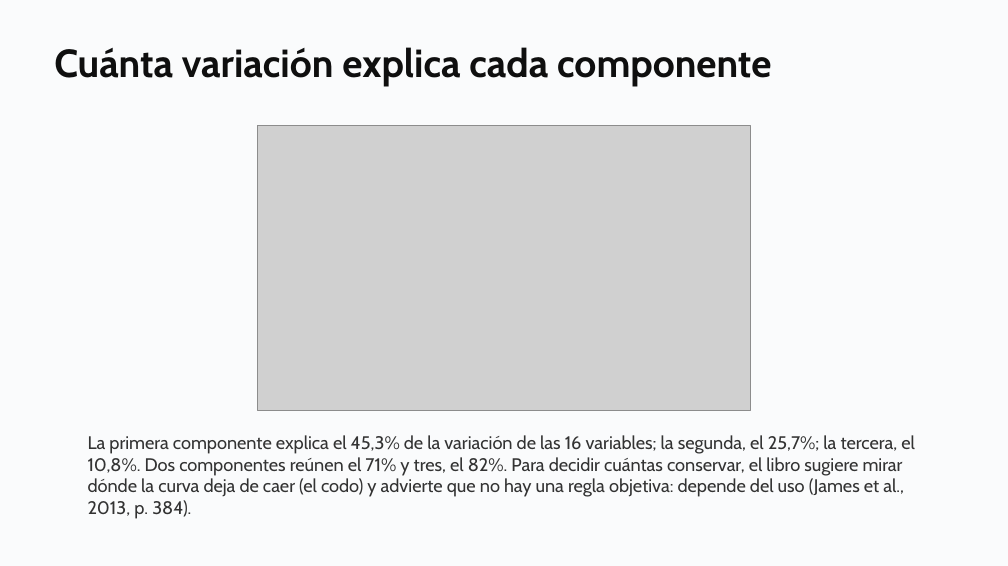
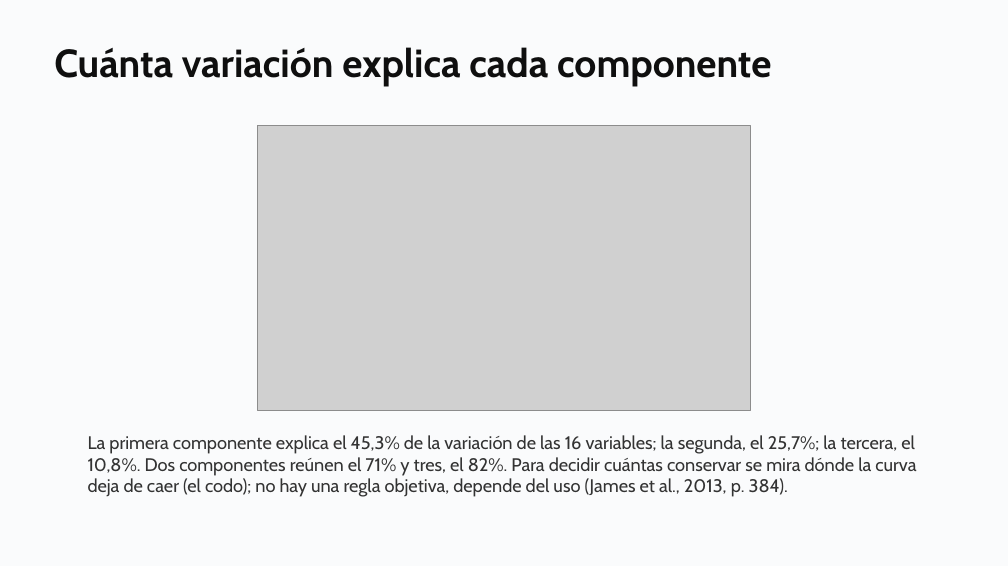
Before and after one commit to daniopitz/diplomado-cdd, a slide deck: slide 21 of presentaciones/clase08_componentes_principales.pptx (slide 20 before the commit). Drawn at 1008x566 pixels with LibreOffice and Linux fonts; fonts in the diff are those of the drawing; grey boxes stand for pictures. Boxes give left, top, right and bottom in pixels: in the first picture for what was removed or moved away, otherwise in the second. Text is boxed around its words. In the diff, an @@ line names an element or a change of style, - is before the commit and + after.

```diff
--- a/presentaciones/clase08_componentes_principales.pptx
+++ b/presentaciones/clase08_componentes_principales.pptx
@@ text at (x1=88, y1=435, x2=916, y2=497): text changed @@
-La primera componente explica el 45,3% de la variación de las 16 variables; la segunda, el 25,7%; la tercera, el 10,8%. Dos componentes reúnen el 71% y tres, el 82%. Para decidir cuántas conservar, el libro sugiere mirar dónde la curva deja de caer (el codo) y advierte que no hay una regla objetiva: depende del uso (James et al., 2013, p. 384).
+La primera componente explica el 45,3% de la variación de las 16 variables; la segunda, el 25,7%; la tercera, el 10,8%. Dos componentes reúnen el 71% y tres, el 82%. Para decidir cuántas conservar se mira dónde la curva deja de caer (el codo); no hay una regla objetiva, depende del uso (James et al., 2013, p. 384).
```
Also in this commit, not shown: 1 other slide changed, 1 slide added, 3 other files.
